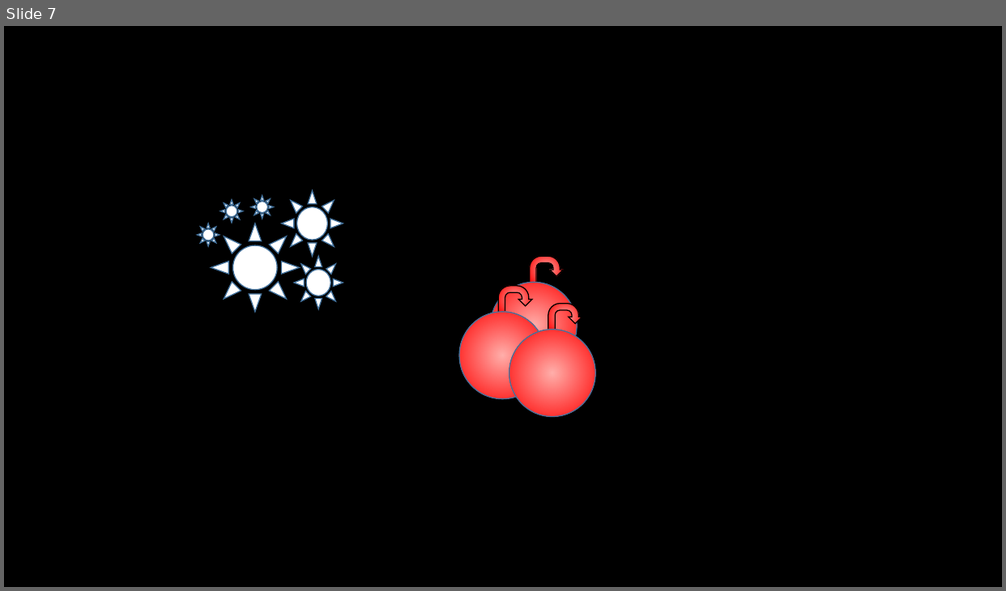
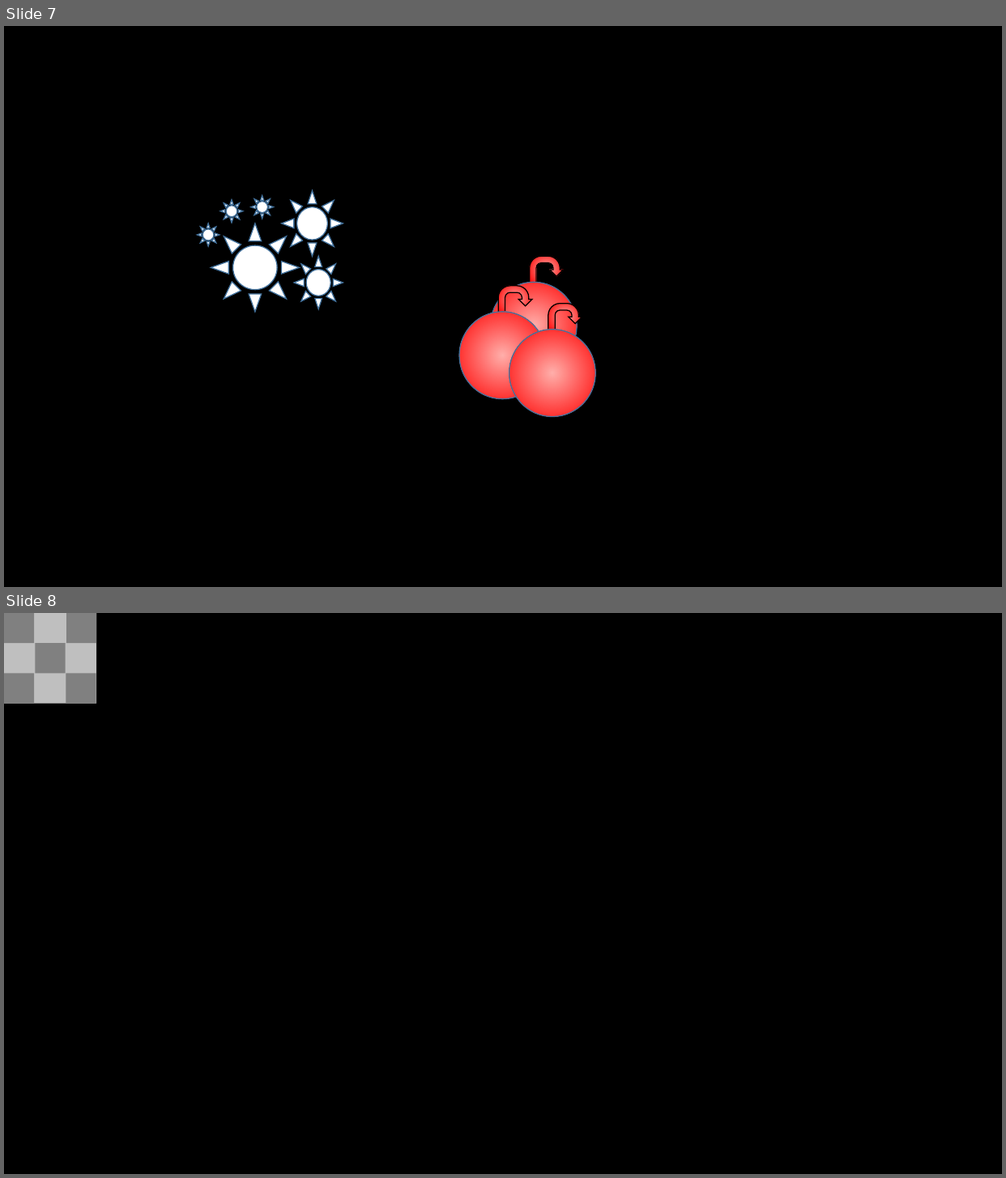
Before and after one commit to DanGrew/Gnocchi, a slide deck: gnocchi/src/uk/dangrew/gnocchi/ui/resources/grid-icons.pptx. Shown one above the other, each under a label of ours: slide 7 before the commit, slides 7 and 8 after it. The pictures are 1006x591 and 1006x1178 pixels, drawn with LibreOffice and Linux fonts; fonts in the diff are those of the drawing. Boxes give left, top, right and bottom in pixels: in the first picture for what was removed or moved away, otherwise in the second. Text is boxed around its words. In the diff, an @@ line names an element or a change of style, - is before the commit and + after.

```diff
--- a/gnocchi/src/uk/dangrew/gnocchi/ui/resources/grid-icons.pptx
+++ b/gnocchi/src/uk/dangrew/gnocchi/ui/resources/grid-icons.pptx
@@ slide 8 added at (4,613,1002,1174), background #000000 @@
@@ rectangle added at (4,613,97,704), fill #BFBFBF @@
@@ rectangle added at (4,613,34,643), fill #808080 @@
@@ rectangle added at (66,613,96,643), fill #808080 @@
@@ rectangle added at (36,643,66,673), fill #808080 @@
@@ rectangle added at (4,674,34,704), fill #808080 @@
@@ rectangle added at (66,674,96,704), fill #808080 @@
```
Also in this commit, not shown: 30 other files.
